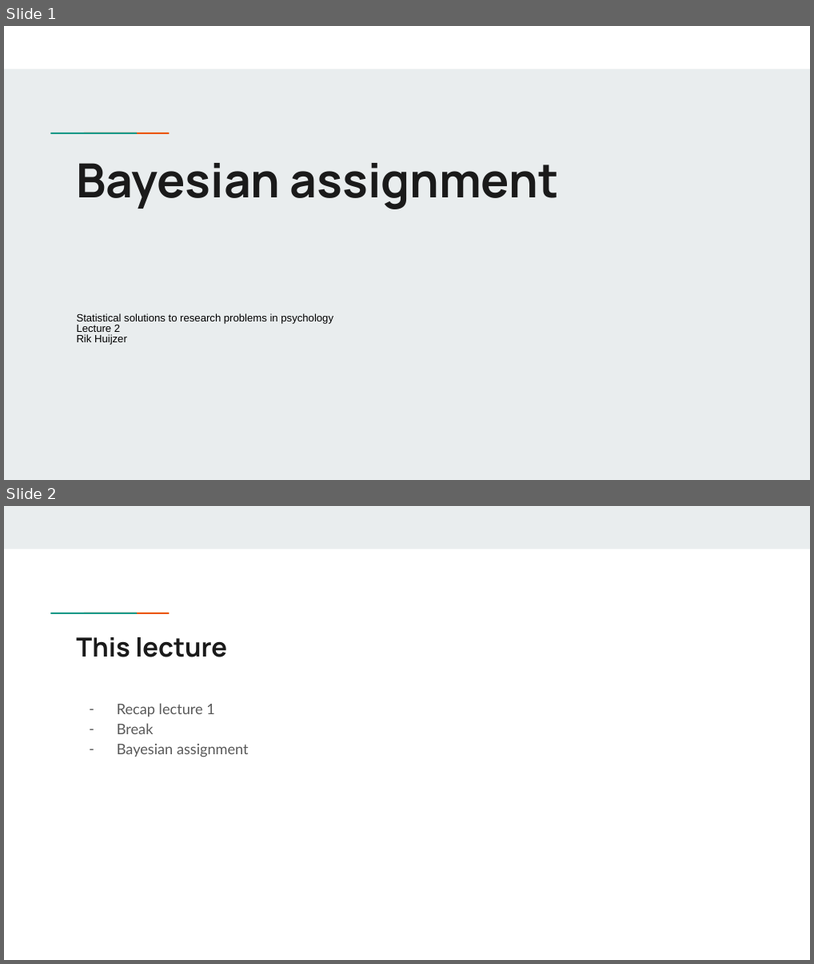
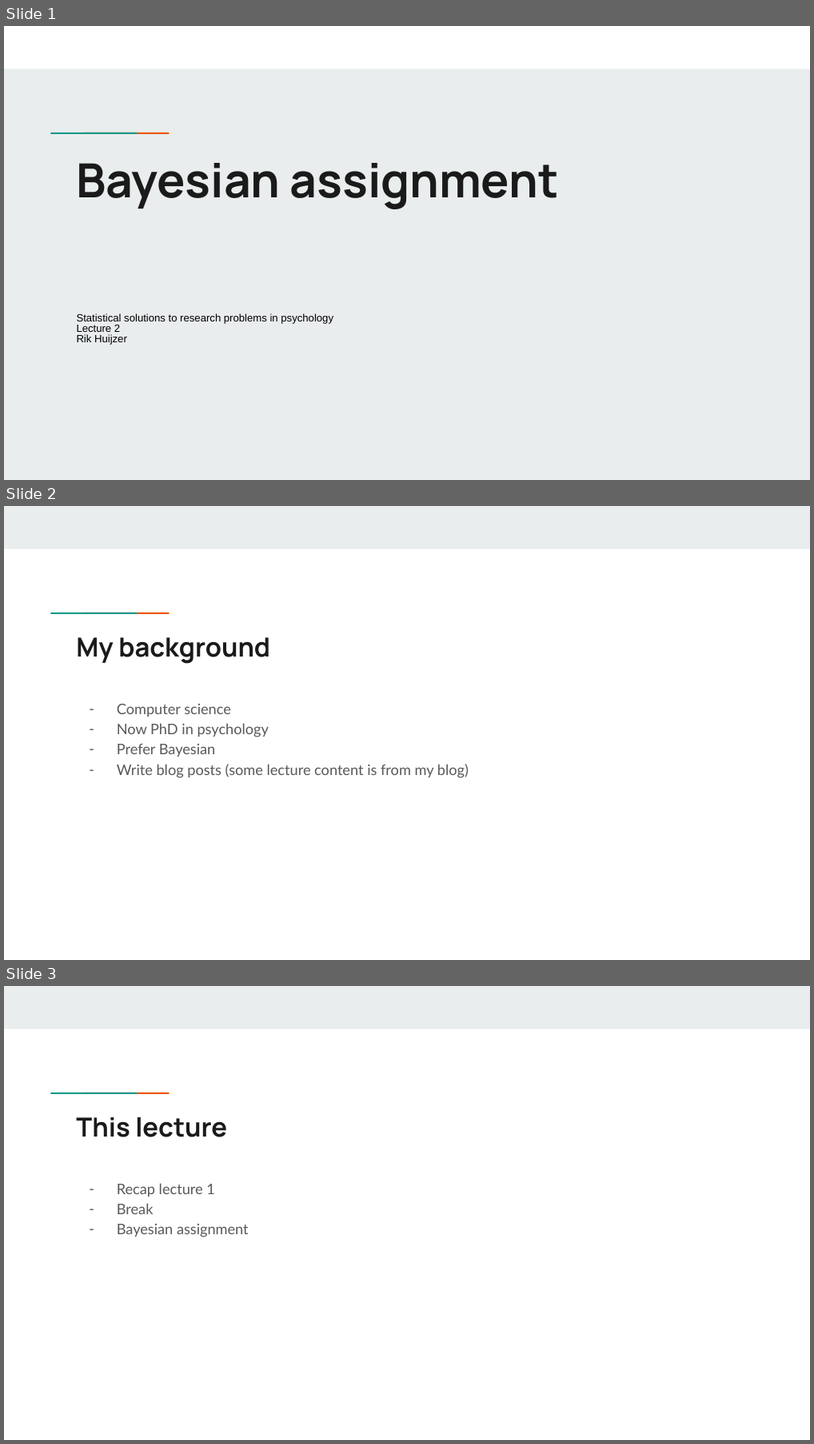
Before and after one commit to rikhuijzer/BayesianAssignment.jl, a slide deck: presentation/Bayesian assignment.pptx. Shown one above the other, each under a label of ours: slides 1 and 2 before the commit, slides 1, 2 and 3 after it. The pictures are 814x964 and 814x1444 pixels, drawn with LibreOffice and Linux fonts; fonts in the diff are those of the drawing. Boxes give left, top, right and bottom in pixels: in the first picture for what was removed or moved away, otherwise in the second. Text is boxed around its words. In the diff, an @@ line names an element or a change of style, - is before the commit and + after.

```diff
--- a/presentation/Bayesian assignment.pptx
+++ b/presentation/Bayesian assignment.pptx
@@ slide 2 added at [4, 506, 810, 960], background #FFFFFF; not listed: 3 template elements that a slide beside it also shows @@
@@ title added at [76, 637, 270, 664], 23.4 pt, text #1A1A1A, bold @@
+My background
@@ text added at [117, 704, 469, 778], 13 pt, text #595959 @@
+– Computer science
+– Now PhD in psychology
+– Prefer Bayesian
+– Write blog posts (some lecture content is from my blog)
@@ what was slide 2 is now slide 3 @@
```
Also in this commit, not shown: 13 slides changed, 13 other slides added, 4 slides removed.
